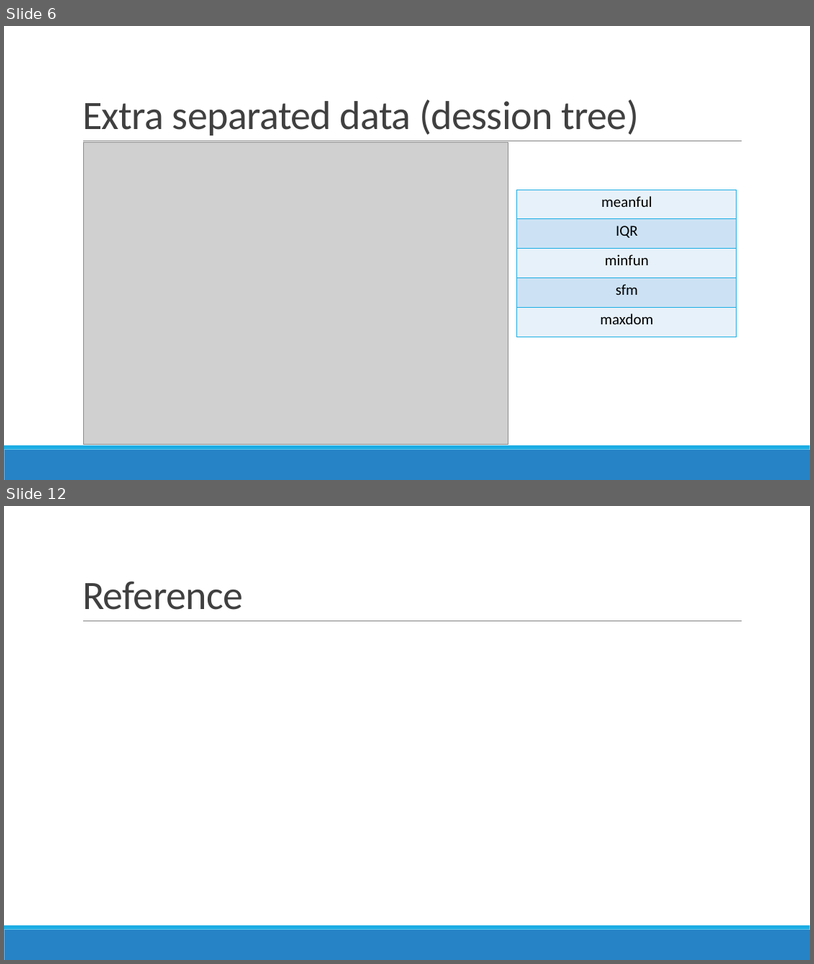
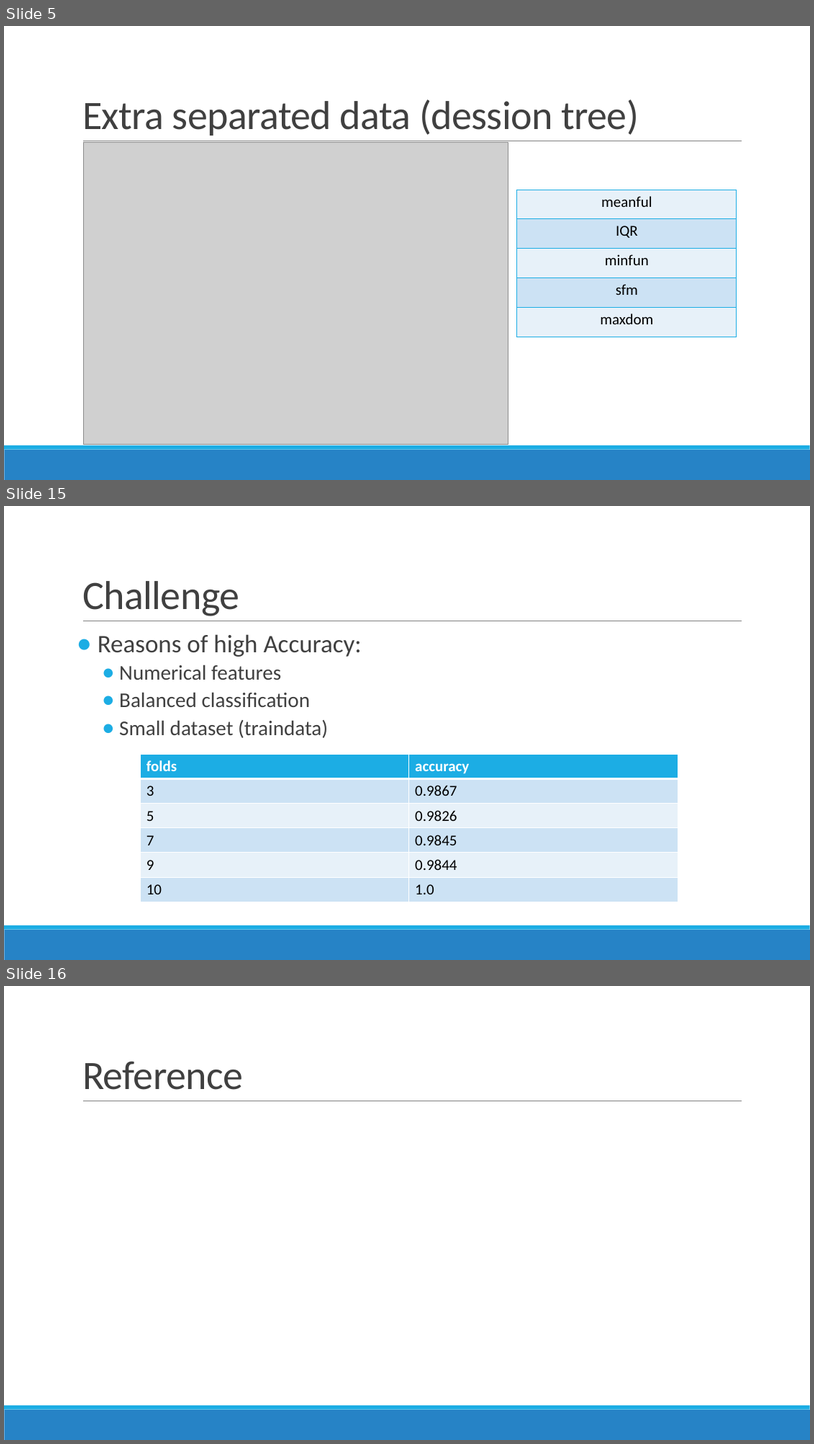
Before and after one commit to 1071-DataScience/finalproject-lazurite, a slide deck: docs/project.pptx. Shown one above the other, each under a label of ours: slides 6 and 12 before the commit, slides 5, 15 and 16 after it; the slides between them are not shown. The pictures are 814x964 and 814x1444 pixels, drawn with LibreOffice and Linux fonts; fonts in the diff are those of the drawing; grey boxes stand for pictures. Boxes give left, top, right and bottom in pixels: in the first picture for what was removed or moved away, otherwise in the second. Text is boxed around its words. In the diff, an @@ line names an element or a change of style, - is before the commit and + after.

```diff
--- a/docs/project.pptx
+++ b/docs/project.pptx
@@ slide 15 added at (x1=4, y1=506, x2=810, y2=960), background #FFFFFF; not listed: 3 template elements that a slide beside it also shows @@
@@ title added at (x1=82, y1=581, x2=239, y2=616), 48 pt, text #404040 @@
+Challenge
@@ text added at (x1=98, y1=634, x2=362, y2=738), 25 pt, text #404040 @@
+● Reasons of high Accuracy:
+    ● Numerical features
+    ● Balanced classification
+    ● Small dataset (traindata)
@@ table added at (x1=141, y1=754, x2=678, y2=901), 6 rows, 2 columns @@
+folds | accuracy
+3 | 0.9867
+5 | 0.9826
+7 | 0.9845
+9 | 0.9844
+10 | 1.0
@@ what was slide 6 is now slide 5 @@
@@ what was slide 12 is now slide 16 @@
```
Also in this commit, not shown: 3 slides changed, 8 other slides added, 5 slides removed, 1 other file.
